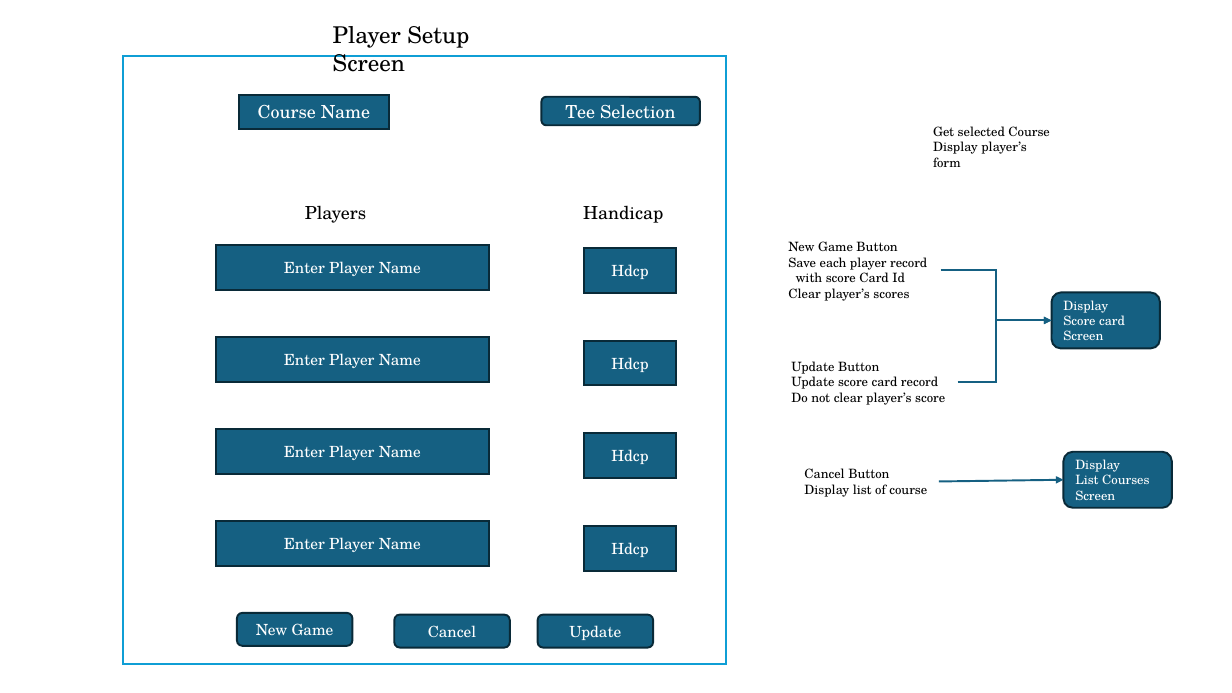
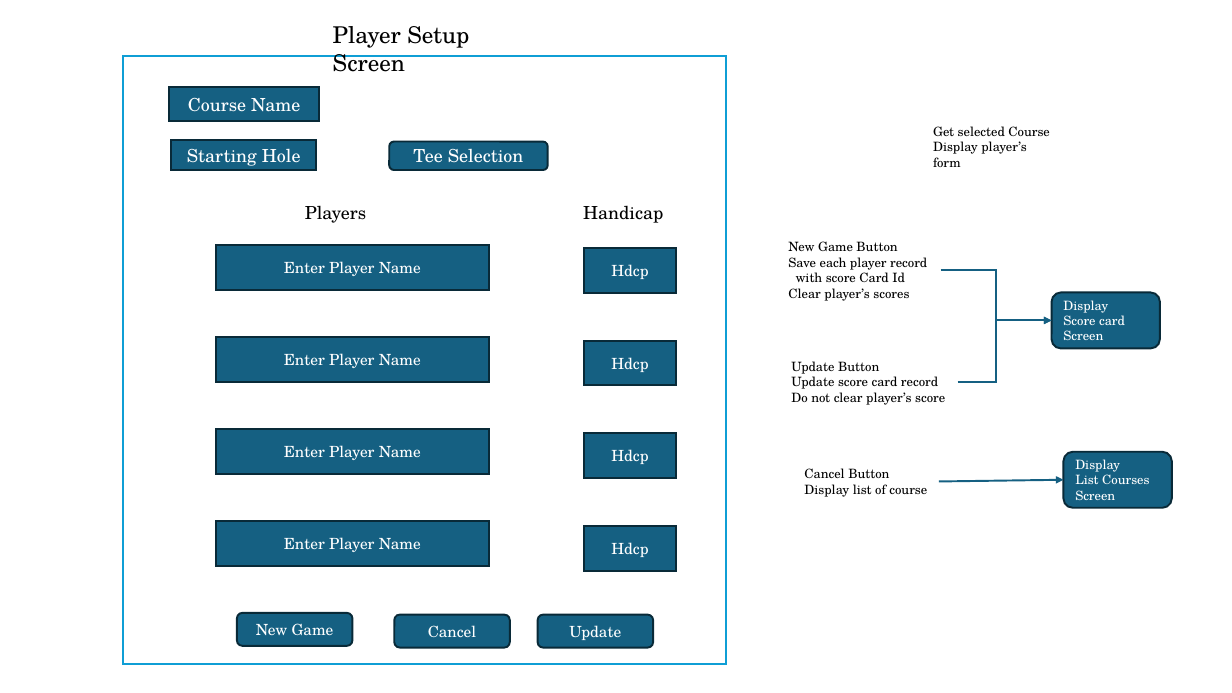
Before and after one commit to RugbyGuy01/TeamScoreRev4, a slide deck: slide 7 of Documentation/TeamScoreLayout.pptx. Drawn at 1232x693 pixels with LibreOffice and Linux fonts; fonts in the diff are those of the drawing. Boxes give left, top, right and bottom in pixels: in the first picture for what was removed or moved away, otherwise in the second. Text is boxed around its words. In the diff, an @@ line names an element or a change of style, - is before the commit and + after.

```diff
--- a/Documentation/TeamScoreLayout.pptx
+++ b/Documentation/TeamScoreLayout.pptx
@@ rectangle "Course Name": place and size @@
-rectangle "Course Name" at (239,94,389,128)
+rectangle "Course Name" at (169,87,319,121)
@@ rectangle added at (172,140,317,170), fill #156082, outline #092A39 1.5 pt, 14 pt, text #FFFFFF @@
+Starting Hole
@@ rounded rectangle "Tee Selection": place and size @@
-rounded rectangle "Tee Selection" at (542,97,700,126)
+rounded rectangle "Tee Selection" at (389,141,547,170)
```
Also in this commit, not shown: 1 other slide changed, 1 slide added, 8 other files.
